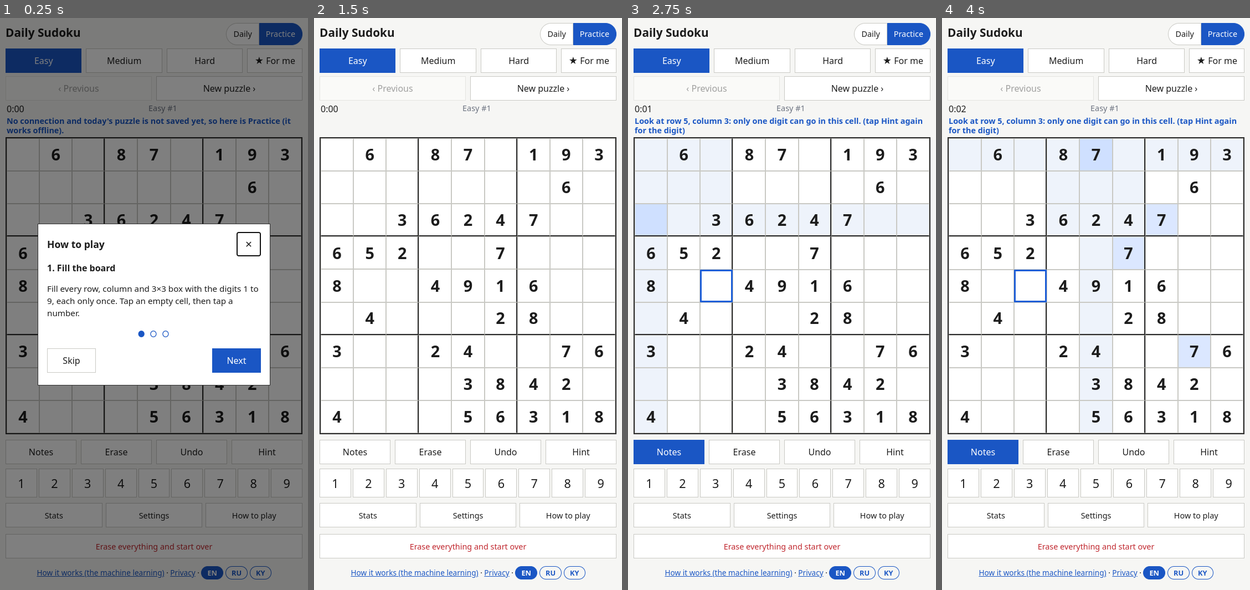
Above: before the commit, frames 1-4 (left to right).
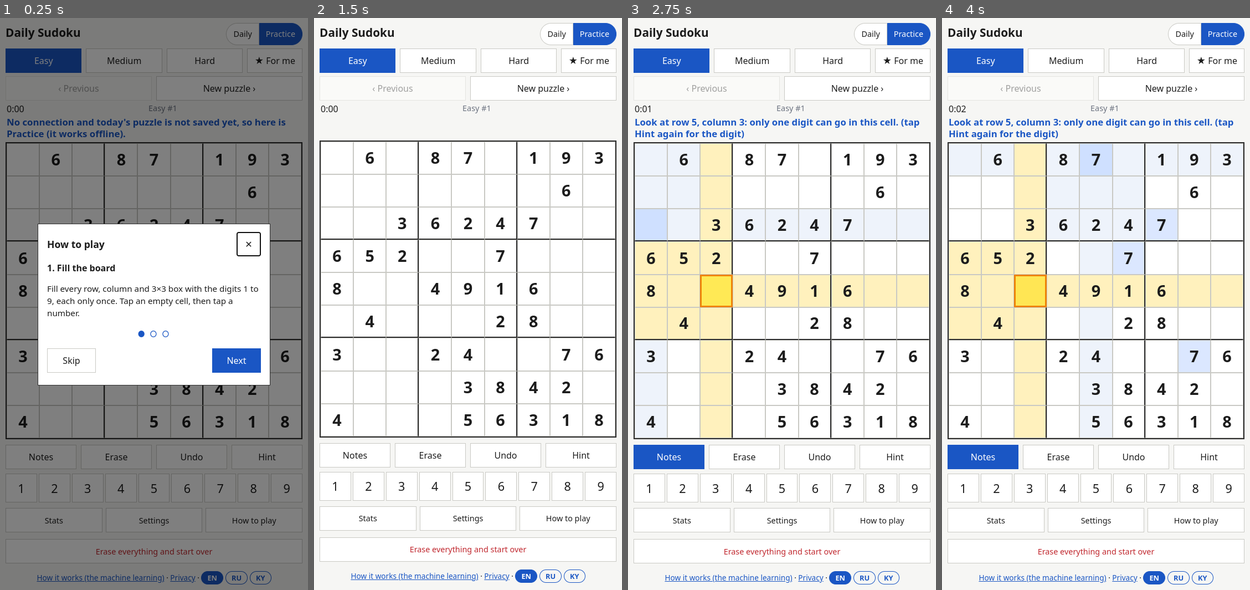
Above: after the commit, the same moments.

Repository: aiyma-a/daily-sudoku
Game: browser game, page docs/index.html
Same seed, same stepped clock (60 frames per second), same inputs: the game is played once before the commit and once after it. When the page shows a pop-up message, it is drawn as a white box for half a second while everything else waits; a line starting with > is the answer the replay typed.
Inputs:
- Up to frame 1 (0.25 s): no input
- Up to frame 2 (1.5 s): click "Skip" at 0.27 s; click "Easy" at 0.52 s; click "Erase everything and start ov…" at 0.77 s; hold Right from 1.03 s (still down); tap Space at 1.1 s
- Up to frame 3 (2.75 s): release Right at 1.53 s; hold Down 1.58-1.85 s; tap Space at 1.6, 2.1, 2.6 s; hold Left 1.9-2.47 s; click "Hint" at 2.02 s; tap N at 2.52 s; hold Up from 2.52 s (still down)
- Up to frame 4 (4 s): release Up at 2.82 s; hold Right 2.87-3.53 s; tap Space at 3.1, 3.6 s; hold Up 3.58-3.82 s; hold Left from 3.87 s (still down)

The runs differ from the first frame. In frame 1, 6.7% of the frame differs, in the area x 1-99%, y 17-100%; in frame 2, 9.2%; in frame 3, 22%; in frame 4, 22%.

Commit message:
Make hints easier to see: shade the explaining row/column/box, strong highlight, show digit in the cell, larger text
Co-Authored-By: Claude Sonnet 5.5 <noreply@anthropic.com>

Diff:
--- a/docs/app.js
+++ b/docs/app.js
@@ -144,9 +144,13 @@
         (((r / 3) | 0) === ((sr / 3) | 0) && ((c / 3) | 0) === ((sc / 3) | 0)))) cls += " peer";
       if (sv && st.vals[i] === sv && i !== sel) cls += " same";
       if (bad.has(i)) cls += " conflict";
-      if (hint && hint.cell === i && !st.vals[i]) cls += " hint";
+      const showHint = hint && hint.cell >= 0 && !st.vals[hint.cell];
+      if (showHint && hint.zone && hint.zone.has(i)) cls += " hintzone";
+      if (showHint && hint.cell === i) cls += hint.stage === 2 ? " hint ghost" : " hint";
       el.className = cls;
-      if (st.vals[i]) {
+      if (showHint && hint.cell === i && hint.stage === 2) {
+        el.textContent = hint.digit;
+      } else if (st.vals[i]) {
         el.textContent = st.vals[i];
       } else if (st.notes[i]) {
         let h = '<div class="notes">';
@@ -311,7 +315,17 @@
     if (!hintModel) hintModel = await fetch("ml/hint_model.json").then((r) => r.json());
     const pick = window.Hint.best(hintModel, st.vals);
     if (!pick) { hint = { cell: -1, none: T("No easy move here. Try pencil notes.") }; render(); return; }
-    hint = { cell: pick.cell, digit: pick.digit, stage: 1,
+    // Shade the lines that explain the move: the row, column or box where the
+    // digit fits only here (hidden single), or every line that crosses the cell.
+    const H = window.Hint, r0 = (pick.cell / 9) | 0, c0 = pick.cell % 9;
+    const lines = [H.ROWS[r0], H.COLS[c0], H.BOXES[((r0 / 3) | 0) * 3 + ((c0 / 3) | 0)]];
+    let zone = lines;
+    if (pick.hidden) {
+      const cand = H.candidates(st.vals);
+      const only = lines.find((u) => u.every((j) => j === pick.cell || !cand.has(j) || !cand.get(j).has(pick.digit)));
+      if (only) zone = [only];
+    }
+    hint = { cell: pick.cell, digit: pick.digit, stage: 1, zone: new Set(zone.flat()),
       why: pick.hidden ? "one digit fits only here in its row, column or box."
                        : "only one digit can go in this cell." };
     sel = pick.cell;
--- a/docs/style.css
+++ b/docs/style.css
@@ -100,9 +100,11 @@
 }
 @media (prefers-reduced-motion: reduce) { #board.win { animation: none !important; } }
 
-.cell.hint { outline: 3px solid var(--accent); outline-offset: -3px; animation: hintpulse 1.2s ease-in-out 3; }
+.cell.hintzone { background: #fff1bd; }
+.cell.hint { background: #ffd24d; outline: 3px solid #d97706; outline-offset: -3px; animation: hintpulse 1.2s ease-in-out 3; }
+.cell.hint.ghost { color: #7c2d00; font-weight: 800; }
 @keyframes hintpulse { 50% { filter: brightness(1.12); } }
-#hinttext { min-height: 2.4em; margin: 0 2px 4px; line-height: 1.2; font-size: .9rem; font-weight: 600; color: var(--accent); }
+#hinttext { min-height: 2.4em; margin: 0 2px 4px; line-height: 1.3; font-size: 1.05rem; font-weight: 600; color: var(--accent); }
 #hint.pulse { animation: hintbtn 1s ease-in-out infinite; border-color: var(--accent); }
 @keyframes hintbtn { 50% { box-shadow: 0 0 0 4px color-mix(in srgb, var(--accent) 35%, transparent); } }
 #how { text-align: center; margin: 14px 0 0; font-size: .85rem; }
--- a/docs/sw.js
+++ b/docs/sw.js
@@ -1,7 +1,7 @@
 "use strict";
 // Service worker: keeps the game and recent puzzles on the phone so it opens
 // and plays with no connection. Bump VERSION when the file list changes.
-const VERSION = "v1y";
+const VERSION = "v1z";
 const CACHE = `daily-sudoku-${VERSION}`;
 const SHELL = [
   "./", "index.html", "style.css", "app.js", "hint.js", "engine.js", "skill.js",
